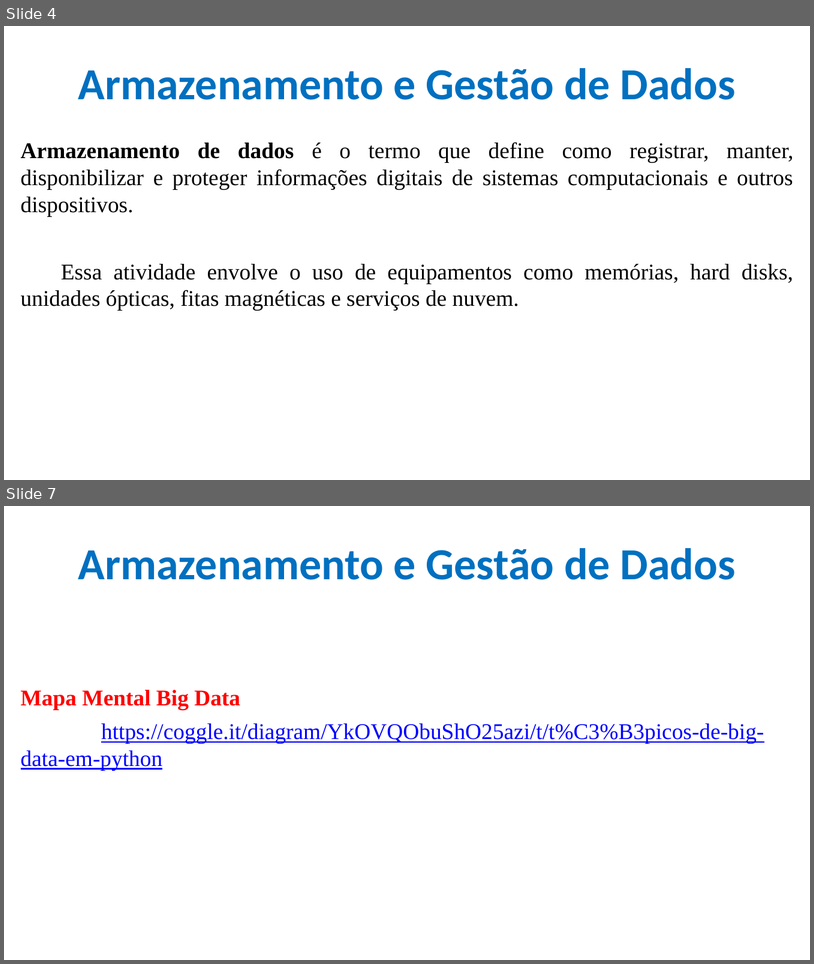
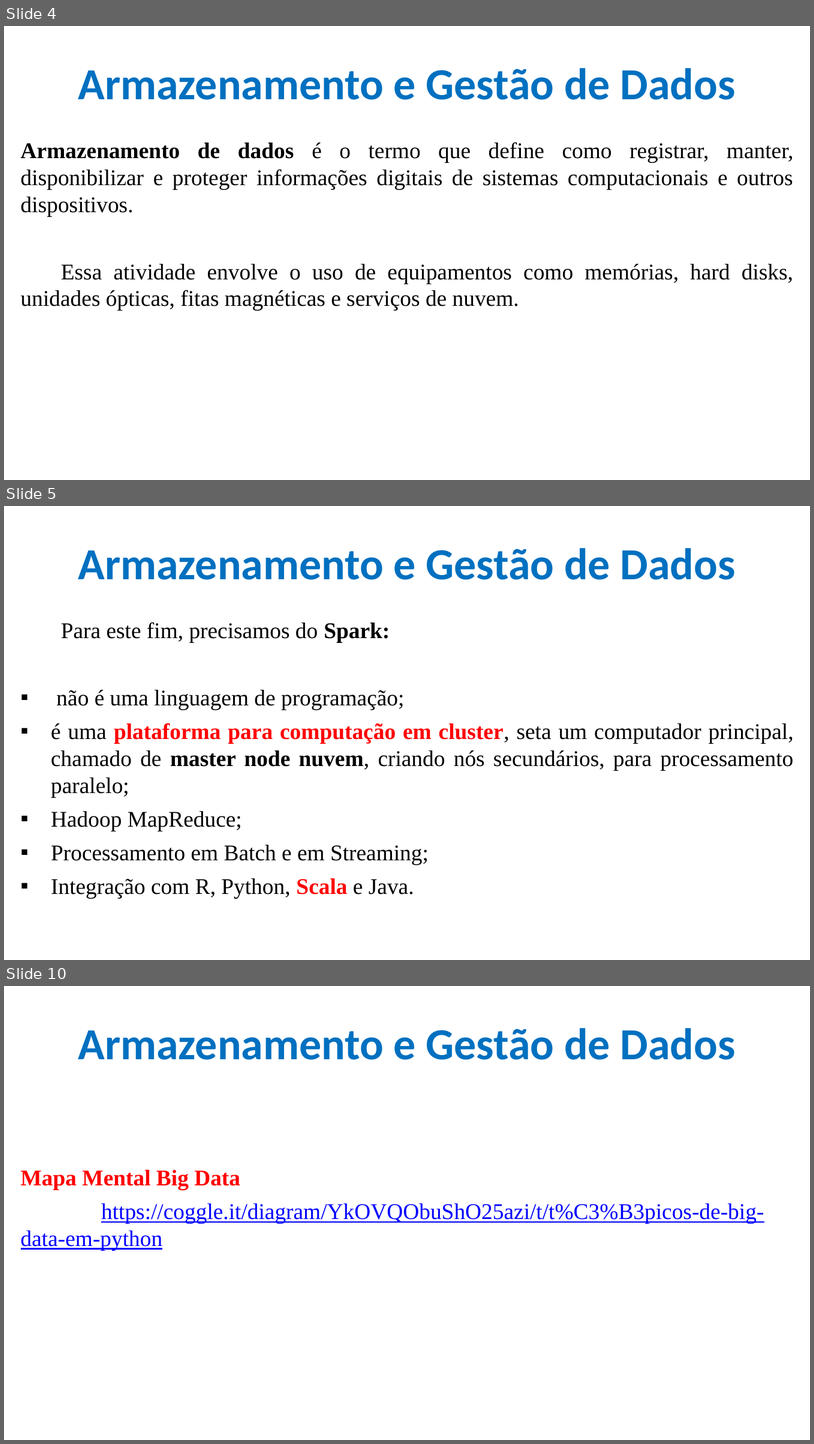
Before and after one commit to CloudEducationBrazil/WydenPythonBigData, a slide deck: 01 Classes/Aula 02 - Python Big Data.pptx. Shown one above the other, each under a label of ours: slides 4 and 7 before the commit, slides 4, 5 and 10 after it; the slides between them are not shown. The pictures are 814x964 and 814x1444 pixels, drawn with LibreOffice and Linux fonts; fonts in the diff are those of the drawing; background and template pictures are left out. Boxes give left, top, right and bottom in pixels: in the first picture for what was removed or moved away, otherwise in the second. Text is boxed around its words. In the diff, an @@ line names an element or a change of style, - is before the commit and + after.

Commit message:
aulas ppt Python big data

```diff
--- a/01 Classes/Aula 02 - Python Big Data.pptx
+++ b/01 Classes/Aula 02 - Python Big Data.pptx
@@ slide 5 added at (4,506,810,960), background picture (left out) @@
@@ title added at (78,548,736,580), 39.6 pt, text #0070C0, bold @@
+Armazenamento e Gestão de Dados
@@ text added at (51,622,794,898), 20 pt, text #000000 @@
+Para este fim, precisamos do Spark:
+▪ não é uma linguagem de programação;
+▪ é uma plataforma para computação em cluster, seta um computador principal, chamado de master node nuvem, criando nós secundários, para processamento paralelo;
+▪ Hadoop MapReduce;
+▪ Processamento em Batch e em Streaming;
+▪ Integração com R, Python, Scala e Java.
@@ what was slide 7 is now slide 10 @@
```
Also in this commit, not shown: 1 slide changed, 2 other slides added, 29 other files.
